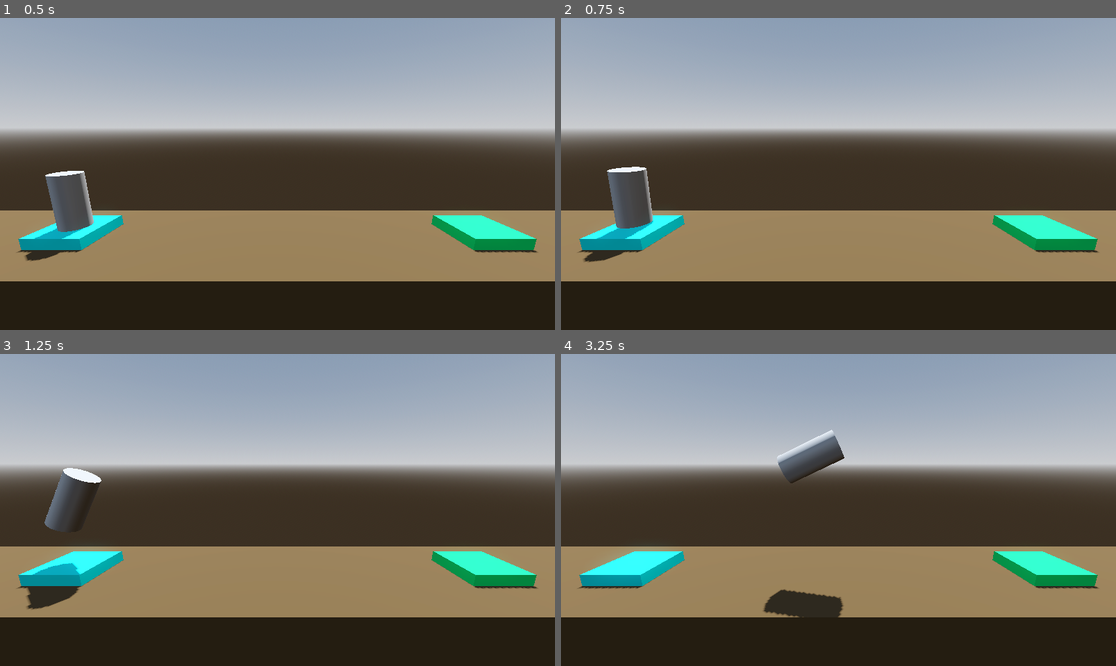
Above: before the commit, frames 1-4 (two rows, left to right).
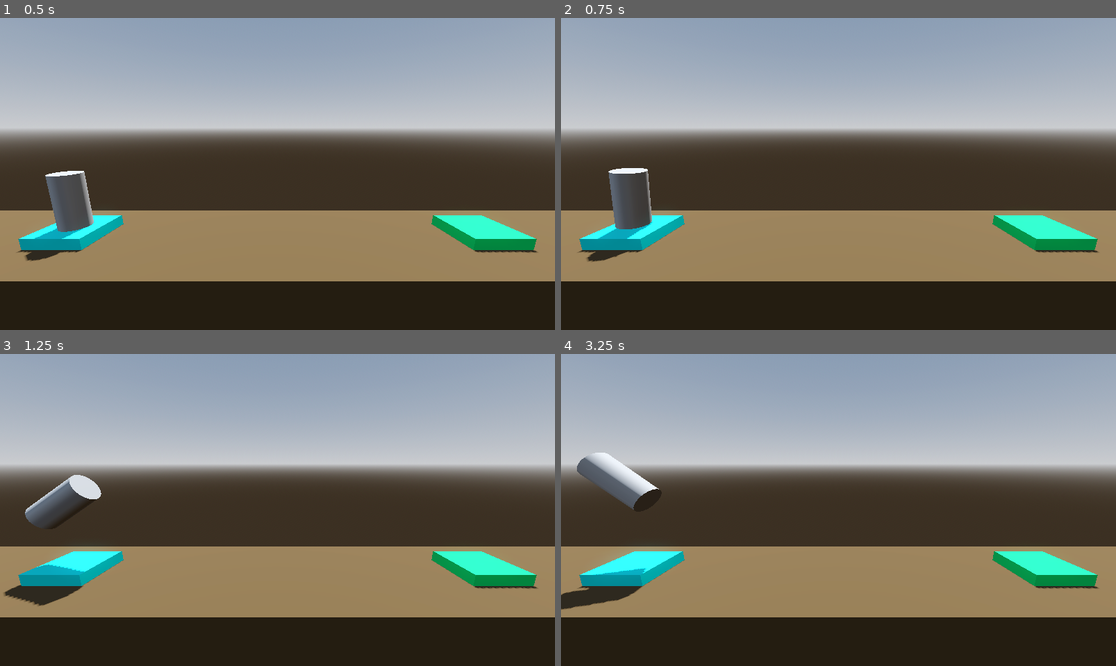
Above: after the commit, the same moments.

Repository: Tildozer/Boost
Game: Godot game, scene res://scenes/level.tscn
Same seed, same stepped clock (60 frames per second), same inputs: the game is played once before the commit and once after it.
Inputs:
- Up to frame 1 (0.5 s): no input
- Up to frame 2 (0.75 s): tap Enter (ui_accept) at 0.5 s; hold Right (ui_right) from 0.53 s (still down); hold Space (boost, bound only after the commit) from 0.53 s (still down)
- Up to frame 3 (1.25 s): keep holding Right (ui_right); keep holding Space (boost, bound only after the commit); tap Enter (ui_accept) at 0.77, 0.8, 1.07 s
- Up to frame 4 (3.25 s): release Right (ui_right) at 1.28 s; release Space (boost, bound only after the commit) at 1.28 s; hold Left (ui_left) 1.28-2.03 s; tap Enter (ui_accept) at 1.35, 1.52, 1.82, 2.3, 3.02 s; tap Space (boost, bound only after the commit) at 1.55, 2.85 s; hold Space (boost, bound only after the commit) 2.03-2.78 s; hold Right (ui_right) from 2.03 s (still down)

Frame 1 is identical in both runs. In frame 2, 0.2% of the frame differs, in the area x 4-17%, y 47-79%; in frame 3, 1.5%; in frame 4, 3.9%, in the area x 0-52%, y 24-85%.

Commit message:
learned how to make export var with ranges for testing purposes and how to add documentation for vars

Diff:
--- a/project.godot
+++ b/project.godot
@@ -18,3 +18,24 @@
 [dotnet]
 
 project/assembly_name="Boost"
+
+[input]
+
+boost={
+"deadzone": 0.2,
+"events": [Object(InputEventKey,"resource_local_to_scene":false,"resource_name":"","device":-1,"window_id":0,"alt_pressed":false,"shift_pressed":false,"ctrl_pressed":false,"meta_pressed":false,"pressed":false,"keycode":0,"physical_keycode":32,"key_label":0,"unicode":32,"location":0,"echo":false,"script":null)
+, Object(InputEventKey,"resource_local_to_scene":false,"resource_name":"","device":-1,"window_id":0,"alt_pressed":false,"shift_pressed":false,"ctrl_pressed":false,"meta_pressed":false,"pressed":false,"keycode":0,"physical_keycode":87,"key_label":0,"unicode":119,"location":0,"echo":false,"script":null)
+]
+}
+rotate_left={
+"deadzone": 0.2,
+"events": [Object(InputEventKey,"resource_local_to_scene":false,"resource_name":"","device":-1,"window_id":0,"alt_pressed":false,"shift_pressed":false,"ctrl_pressed":false,"meta_pressed":false,"pressed":false,"keycode":0,"physical_keycode":65,"key_label":0,"unicode":97,"location":0,"echo":false,"script":null)
+, Object(InputEventKey,"resource_local_to_scene":false,"resource_name":"","device":-1,"window_id":0,"alt_pressed":false,"shift_pressed":false,"ctrl_pressed":false,"meta_pressed":false,"pressed":false,"keycode":0,"physical_keycode":4194319,"key_label":0,"unicode":0,"location":0,"echo":false,"script":null)
+]
+}
+rotate_right={
+"deadzone": 0.2,
+"events": [Object(InputEventKey,"resource_local_to_scene":false,"resource_name":"","device":-1,"window_id":0,"alt_pressed":false,"shift_pressed":false,"ctrl_pressed":false,"meta_pressed":false,"pressed":false,"keycode":0,"physical_keycode":68,"key_label":0,"unicode":100,"location":0,"echo":false,"script":null)
+, Object(InputEventKey,"resource_local_to_scene":false,"resource_name":"","device":-1,"window_id":0,"alt_pressed":false,"shift_pressed":false,"ctrl_pressed":false,"meta_pressed":false,"pressed":false,"keycode":0,"physical_keycode":4194321,"key_label":0,"unicode":0,"location":0,"echo":false,"script":null)
+]
+}
--- a/scenes/level.tscn
+++ b/scenes/level.tscn
@@ -33,7 +33,7 @@
 transform = Transform3D(-0.836514, -0.547671, 0.0173379, -0.224143, 0.370888, 0.901222, -0.500003, 0.749999, -0.43301, 0, 10, 0)
 shadow_enabled = true
 
-[node name="Floor" type="CSGBox3D" parent="."]
+[node name="Floor" type="CSGBox3D" parent="." groups=["obstacle"]]
 transform = Transform3D(1, 0, 0, 0, 1, 0, 0, 0, 1, 0, -4, 0)
 use_collision = true
 size = Vector3(30, 8, 5)
@@ -45,7 +45,7 @@
 size = Vector3(2, 0.4, 2)
 material = SubResource("StandardMaterial3D_2q6dc")
 
-[node name="landingPad" type="CSGBox3D" parent="."]
+[node name="landingPad" type="CSGBox3D" parent="." groups=["goal"]]
 transform = Transform3D(1, 0, 0, 0, 1, 0, 0, 0, 1, 7.5, 0.2, 0)
 use_collision = true
 size = Vector3(2, 0.4, 2)
--- a/scenes/player.tscn
+++ b/scenes/player.tscn
@@ -7,12 +7,16 @@
 [sub_resource type="CylinderShape3D" id="CylinderShape3D_3vyb7"]
 
 [node name="player" type="RigidBody3D"]
+transform = Transform3D(1, 0, 0, 0, 1, 0, 0, 0, 1, 0.0220155, -0.0284574, 0.00245047)
 axis_lock_linear_z = true
 axis_lock_angular_x = true
 axis_lock_angular_y = true
+contact_monitor = true
+max_contacts_reported = 10
 linear_damp = 1.0
 angular_damp = 3.0
 script = ExtResource("1_3vyb7")
+torque_thrust = 200.0
 
 [node name="MeshInstance3D" type="MeshInstance3D" parent="."]
 transform = Transform3D(1, 0, 0, 0, 1, 0, 0, 0, 1, 0, 1, 0)
@@ -21,3 +25,5 @@
 [node name="CollisionShape3D" type="CollisionShape3D" parent="."]
 transform = Transform3D(1, 0, 0, 0, 1, 0, 0, 0, 1, 0, 1, 0)
 shape = SubResource("CylinderShape3D_3vyb7")
+
+[connection signal="body_entered" from="." to="." method="_on_body_entered"]
--- a/scripts/player.gd
+++ b/scripts/player.gd
@@ -3,10 +3,26 @@
 # basis helps determin what is up based on the scences(player) rotation
 var local_up: Vector3 = basis.y
 
+## How much verticle force is applied when moving
+@export_range(100.0, 5000.0) var thrust: float = 1000.0
+
+## How much torque applied to player when rotating
+@export_range(50.0, 500.0) var torque_thrust: float = 100.0
+
 func _process(delta: float) -> void:
-	if Input.is_action_pressed("ui_accept"):
-		apply_central_force(basis.y * delta * 1000.0)
-	if Input.is_action_pressed("ui_left"):
-		apply_torque(Vector3(0.0, 0.0, 100.0 * delta))
-	if Input.is_action_pressed("ui_right"):
-		apply_torque(Vector3(0.0, 0.0, -100.0 * delta))
+	if Input.is_action_pressed("boost"):
+		apply_central_force(local_up * delta * thrust)
+
+	if Input.is_action_pressed("rotate_left"):
+		apply_torque(Vector3(0.0, 0.0, torque_thrust * delta))
+
+	if Input.is_action_pressed("rotate_right"):
+		apply_torque(Vector3(0.0, 0.0, -torque_thrust * delta))
+
+
+func _on_body_entered(body: Node) -> void:
+	#print(body.name)
+	if "goal" in body.get_groups():
+		print("you win")
+	if "obstacle" in body.get_groups():
+		print("you lose")
